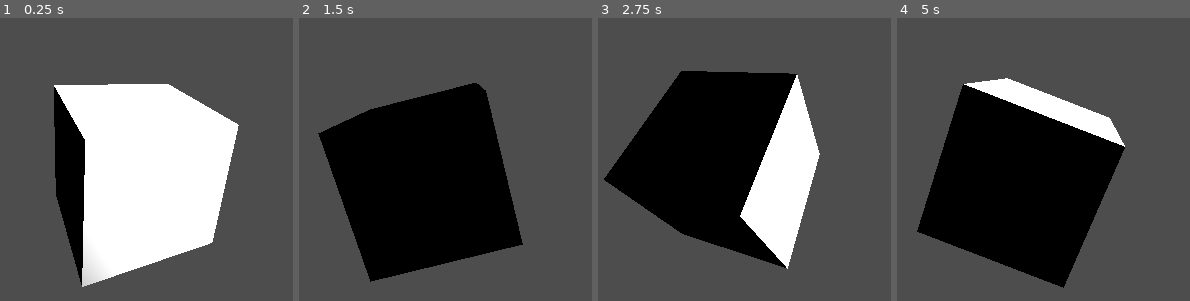
Above: before the commit, frames 1-4 (left to right).
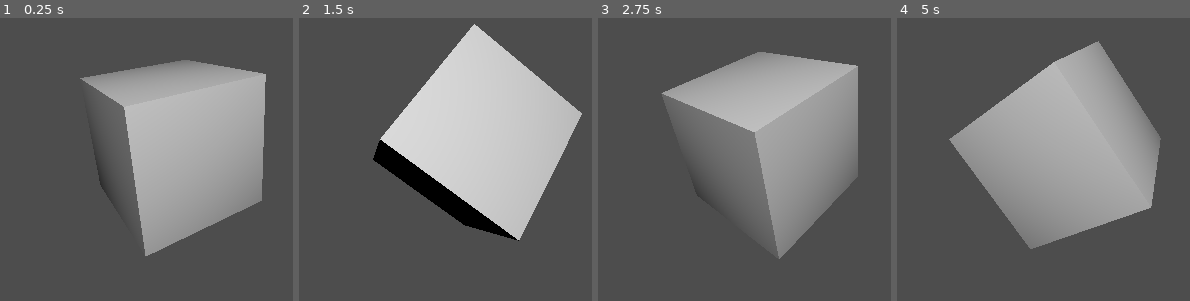
Above: after the commit, the same moments.

Repository: OliverLazar/game-of-life
Game: Godot game, scene res://Scenes/level_1.tscn
Two runs of this game, one before a commit and one after it. Both use one fixed random seed, a clock stepped at 60 frames per second and the inputs below. The project has no main scene, so this scene is started directly.
Inputs:
- Up to frame 1 (0.25 s): no input
- Up to frame 2 (1.5 s): no input
- Up to frame 3 (2.75 s): no input
- Up to frame 4 (5 s): no input

The runs differ from the first frame. In frame 1, 45% of the frame differs, in the area x 18-91%, y 14-96%; in frame 2, 44%; in frame 3, 45%; in frame 4, 45%, in the area x 6-91%, y 8-96%.

Commit message:
cube
made it centered and fixed lighting

Diff:
--- a/Scenes/level_1.tscn
+++ b/Scenes/level_1.tscn
@@ -7,7 +7,7 @@
 [node name="Level1" type="Node3D"]
 
 [node name="Camera3D" type="Camera3D" parent="."]
-transform = Transform3D(0.958473, 0.034375, -0.283104, 0.0158861, 0.984732, 0.173351, 0.284741, -0.17065, 0.943293, -0.370409, 0.740638, 2.15291)
+transform = Transform3D(0.958473, 0.034375, -0.283105, 0.0158861, 0.984732, 0.173351, 0.284741, -0.17065, 0.943293, -0.657785, 0.550049, 2.15291)
 
 [node name="CharacterBody3D" type="CharacterBody3D" parent="."]
 
@@ -18,5 +18,5 @@
 shape = SubResource("BoxShape3D_lwl40")
 
 [node name="OmniLight3D" type="OmniLight3D" parent="."]
-transform = Transform3D(1, 0, 0, 0, 1, 0, 0, 0, 1, 3.77198, 1.2548, 0.773576)
-omni_attenuation = -3.204
+transform = Transform3D(1, 0, 0, 0, 1, 0, 0, 0, 1, -0.778609, 1.95295, 3.33038)
+omni_attenuation = -1.038
--- a/Scripts/csg_box_3d.gd
+++ b/Scripts/csg_box_3d.gd
@@ -1,6 +1,6 @@
 extends CSGBox3D
 
-@export var speed: Vector3 = Vector3(50,50,0)
+@export var speed: Vector3 = Vector3(25,50,40)
 
 # Called every frame. 'delta' is the elapsed time since the previous frame.
 func _process(delta: float) -> void:
